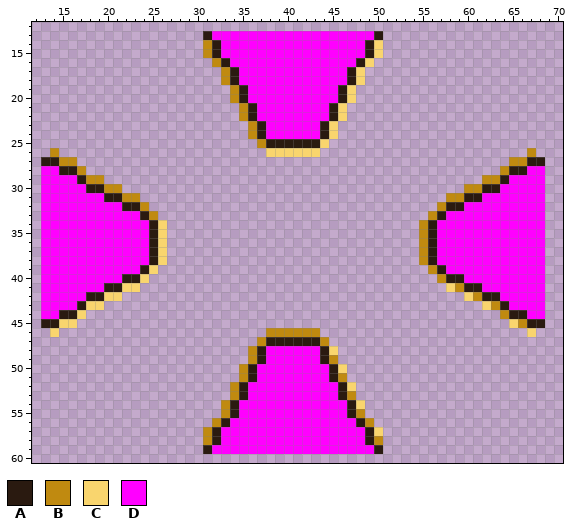
Pixel-art file, stored at aseprite-source/pfight/v47/strip/sock-strip-craft-hole.aseprite. Above is the file before it was changed.
82x73 pixels, 1 frame. Shown: x 12..70, y 12..60.
Visible layers, top first: "erase-marker", "hole-rim-left", "hole-rim-bottom", "hole-rim-right", "hole-rim-top".
Palette (. is transparent): A #2a1a10  B #c08a10  C #f9d56e  D #ff00ff
Pixels before (only the part around the change), first column x 12:
12 ...........................................................
13 ...................ADDDDDDDDDDDDDDDDDDA....................
14 ...................BADDDDDDDDDDDDDDDDAC....................
15 ...................BADDDDDDDDDDDDDDDDAC....................
16 ....................BADDDDDDDDDDDDDDAC.....................
17 .....................BADDDDDDDDDDDDAC......................
18 .....................BADDDDDDDDDDDDAC......................
19 ......................BADDDDDDDDDDAC.......................
20 ......................BADDDDDDDDDDAC.......................
21 .......................BADDDDDDDDAC........................
22 .......................BADDDDDDDDAC........................
23 ........................BADDDDDDAC.........................
24 ........................BADDDDDDAC.........................
25 .........................BAAAAAAC..........................
26 ..B.......................CCCCCC.......................B...
27 .AABB................................................BBAA..
28 .DDAAB..............................................BAADD..
29 .DDDDABB..........................................BBADDDD..
30 .DDDDDAABB......................................BBAADDDDD..
31 .DDDDDDDAABB..................................BBAADDDDDDD..
32 .DDDDDDDDDAAB................................BAADDDDDDDDD..
33 .DDDDDDDDDDDAB..............................BADDDDDDDDDDD..
34 .DDDDDDDDDDDDAC............................BADDDDDDDDDDDD..
35 .DDDDDDDDDDDDAC............................BADDDDDDDDDDDD..
36 .DDDDDDDDDDDDAC............................BADDDDDDDDDDDD..
37 .DDDDDDDDDDDDAC............................BADDDDDDDDDDDD..
38 .DDDDDDDDDDDDAC............................BADDDDDDDDDDDD..
39 .DDDDDDDDDDDAC..............................BADDDDDDDDDDD..
40 .DDDDDDDDDAAC................................BAADDDDDDDDD..
41 .DDDDDDDAACC..................................CBAADDDDDDD..
42 .DDDDDAACC......................................CBAADDDDD..
43 .DDDDACC..........................................CBADDDD..
44 .DDAAC..............................................BAADD..
45 .AACC................................................CBAA..
46 ..C.......................BBBBBB.......................C...
47 .........................BAAAAAAB..........................
48 ........................BADDDDDDAC.........................
49 ........................BADDDDDDAB.........................
50 .......................BADDDDDDDDAC........................
51 .......................BADDDDDDDDAB........................
52 ......................BADDDDDDDDDDAC.......................
53 ......................BADDDDDDDDDDAB.......................
54 .....................BADDDDDDDDDDDDAC......................
55 .....................BADDDDDDDDDDDDAB......................
56 ....................BADDDDDDDDDDDDDDAB.....................
57 ...................BADDDDDDDDDDDDDDDDAC....................
58 ...................BADDDDDDDDDDDDDDDDAB....................
59 ...................ADDDDDDDDDDDDDDDDDDA....................
60 ...........................................................
The same view after the edit:
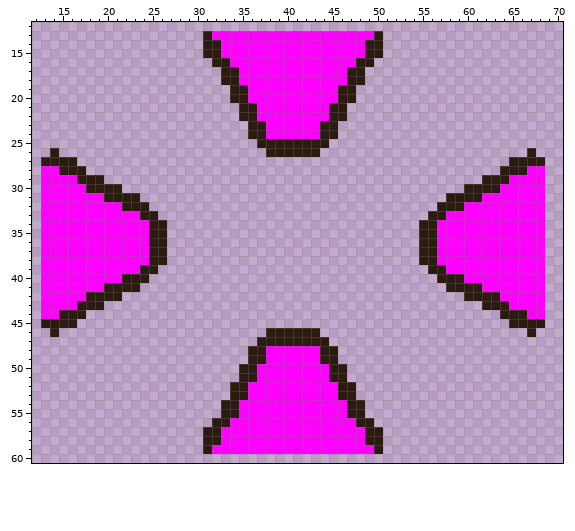
From old to new:
Changed rows in their new state; - is an unchanged pixel.
first column x 14:
14 -----------------A------------------A-----------------
15 -----------------A------------------A-----------------
16 ------------------A----------------A------------------
17 -------------------A--------------A-------------------
18 -------------------A--------------A-------------------
19 --------------------A------------A--------------------
20 --------------------A------------A--------------------
21 ---------------------A----------A---------------------
22 ---------------------A----------A---------------------
23 ----------------------A--------A----------------------
24 ----------------------A--------A----------------------
25 -----------------------A------A-----------------------
26 A-----------------------AAAAAA-----------------------A
27 -AA------------------------------------------------AA-
28 ---A----------------------------------------------A---
29 ----AA------------------------------------------AA----
30 ------AA--------------------------------------AA------
31 --------AA----------------------------------AA--------
32 ----------A--------------------------------A----------
33 -----------A------------------------------A-----------
34 ------------A----------------------------A------------
35 ------------A----------------------------A------------
36 ------------A----------------------------A------------
37 ------------A----------------------------A------------
38 ------------A----------------------------A------------
39 -----------A------------------------------A-----------
40 ----------A--------------------------------A----------
41 --------AA----------------------------------AA--------
42 ------AA--------------------------------------AA------
43 ----AA------------------------------------------AA----
44 ---A----------------------------------------------A---
45 -AA------------------------------------------------AA-
46 A-----------------------AAAAAA-----------------------A
47 -----------------------A------A-----------------------
48 ----------------------A--------A----------------------
49 ----------------------A--------A----------------------
50 ---------------------A----------A---------------------
51 ---------------------A----------A---------------------
52 --------------------A------------A--------------------
53 --------------------A------------A--------------------
54 -------------------A--------------A-------------------
55 -------------------A--------------A-------------------
56 ------------------A----------------A------------------
57 -----------------A------------------A-----------------
58 -----------------A------------------A-----------------
Where, in picture pixels (left, top, right, bottom), the same in both pictures:
changed: (203, 40, 383, 157)
changed: (50, 148, 167, 337)
changed: (419, 148, 536, 337)
changed: (203, 328, 383, 445)
